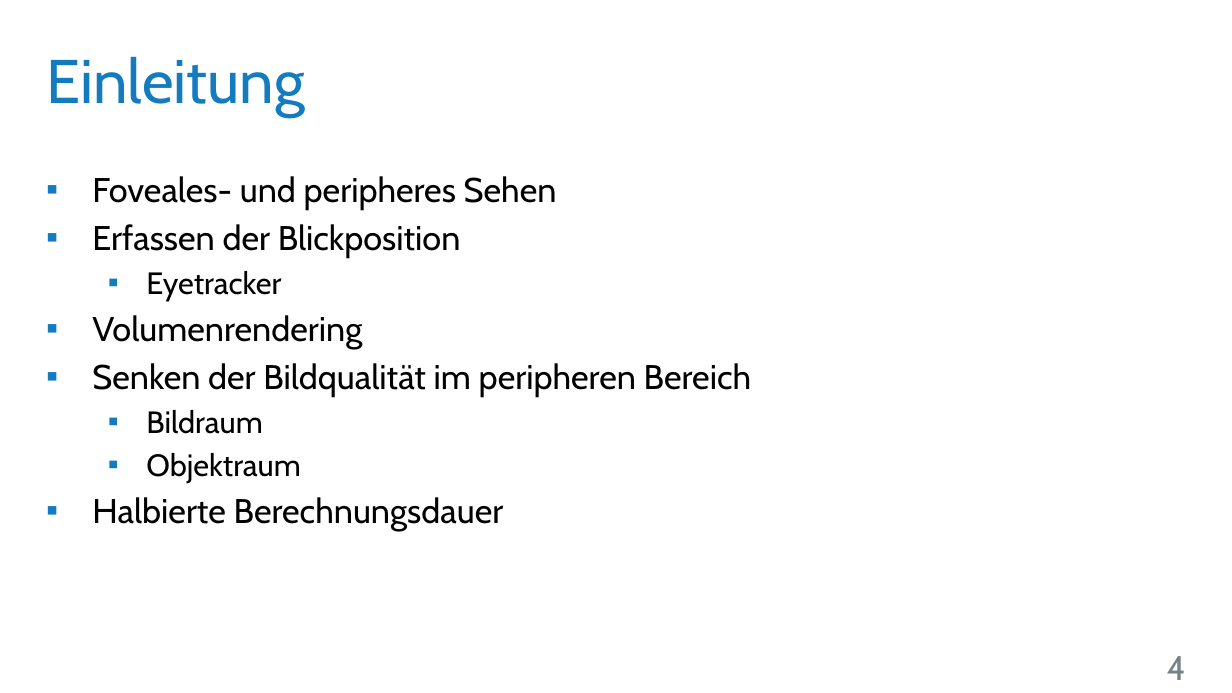
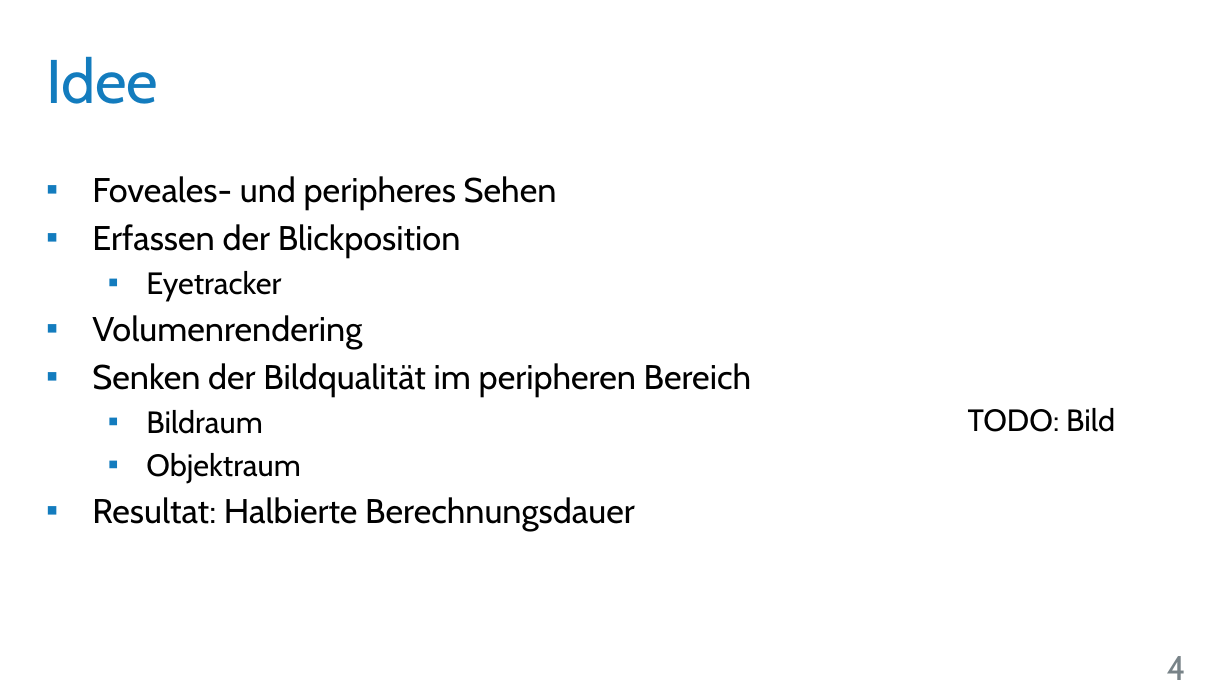
Before and after one commit to UniStuttgart-VISUS/FoveatedVolumeRendering, a slide deck: slide 4 of Dokumente/Vortrag/Wahrnehmungsorientiertes_Volumen-Rendering.pptx. Drawn at 1232x693 pixels with LibreOffice and Linux fonts; fonts in the diff are those of the drawing; background and template pictures are left out. Boxes give left, top, right and bottom in pixels: in the first picture for what was removed or moved away, otherwise in the second. Text is boxed around its words. In the diff, an @@ line names an element or a change of style, - is before the commit and + after.

Commit message:
Vortrag: TODO's eingefügt.

```diff
--- a/Dokumente/Vortrag/Wahrnehmungsorientiertes_Volumen-Rendering.pptx
+++ b/Dokumente/Vortrag/Wahrnehmungsorientiertes_Volumen-Rendering.pptx
@@ title at (x1=46, y1=56, x2=158, y2=104): text changed @@
-Einleitung
+Idee
@@ text added at (x1=968, y1=408, x2=1115, y2=432), 18 pt, text #000000 @@
+TODO: Bild
@@ text at (x1=92, y1=497, x2=635, y2=531): text changed @@
-▪ Halbierte Berechnungsdauer
+▪ Resultat: Halbierte Berechnungsdauer
```
Also in this commit, not shown: 10 other slides changed, 3 slides added, 2 slides removed.
